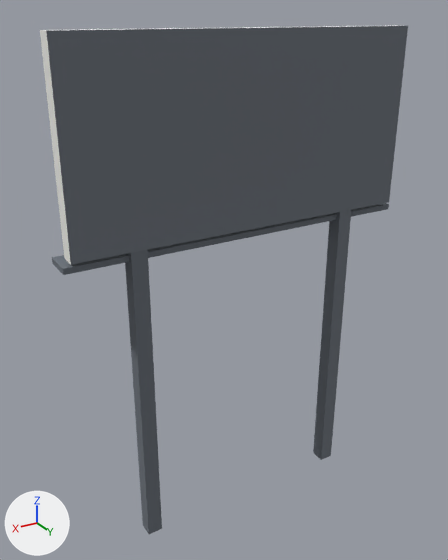
The glTF model client/public/assets/models/prop_billboard.glb, before and after one commit.
Both versions are drawn from a 50 mm camera at (5.64, 8.72, 9.15) aimed at (0.27, -0.23, 4.67). The axes (+X, +Y, +Z) are drawn at lower left. The lights are the same throughout. The picture after the commit comes second. Vertices at exactly the same position are counted once.

Objects in the first picture: 'prop_billboard'.
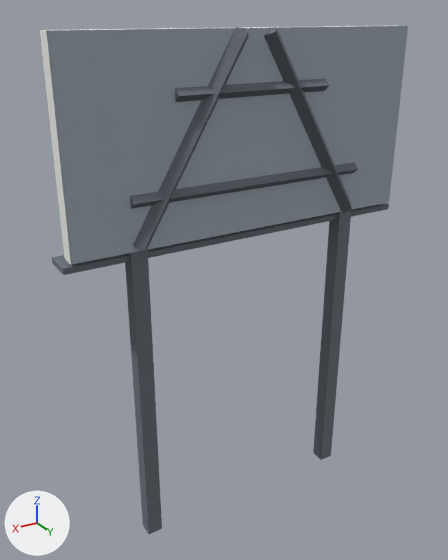
Location of each change, [x1, y1, x2, y2] in pixels of the pictures (448 x 560 px):
part 1 of me_prop_billboard, added: after [130, 27, 358, 251]
part 2 of me_prop_billboard, recoloured (lighter): [46, 26, 408, 265] in both

What changed in the scene script:
```text
Change me_prop_billboard:
    used by ob_prop_billboard; location = (0.0, 0.0, 0.0)
    remove me_prop_billboard.from_pydata(...)  # 54 vertices, 52 faces; spans x -3.3..3.3, y -0.38..0.27, z 0.0..8.95
    add me_prop_billboard.from_pydata(...)  # 78 vertices, 76 faces; spans x -3.3..3.3, y -0.38..0.43, z 0.0..8.97
    me_prop_billboard part 1
    24 vertices are added at x -2.21..2.21, y 0.27..0.43, z 5.73..8.97
    24 new faces join them
    me_prop_billboard part 2: 8 kept faces spanning x -3.2..3.2, y -0.13..0.27, z 5.75..8.95 get new vertex colours; the middle colour goes from orange #ff8f6b to beige #fff2c4
```
